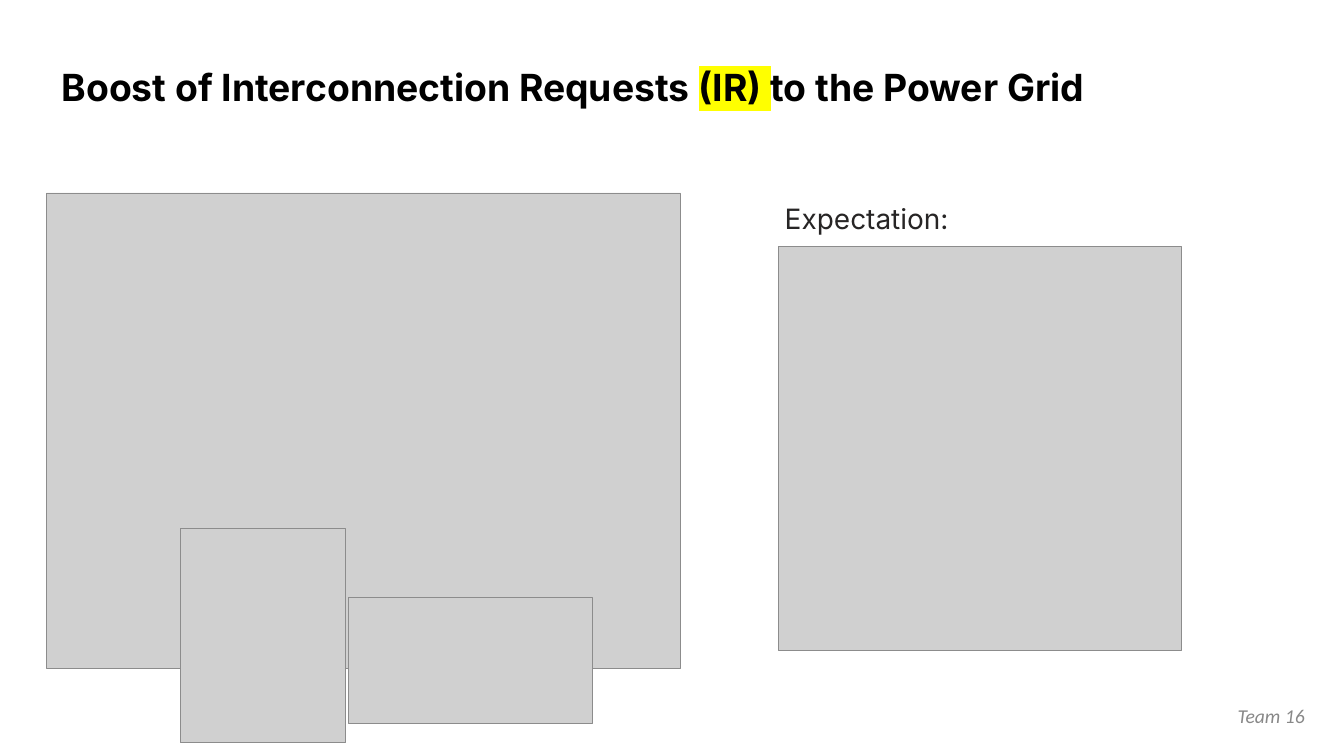
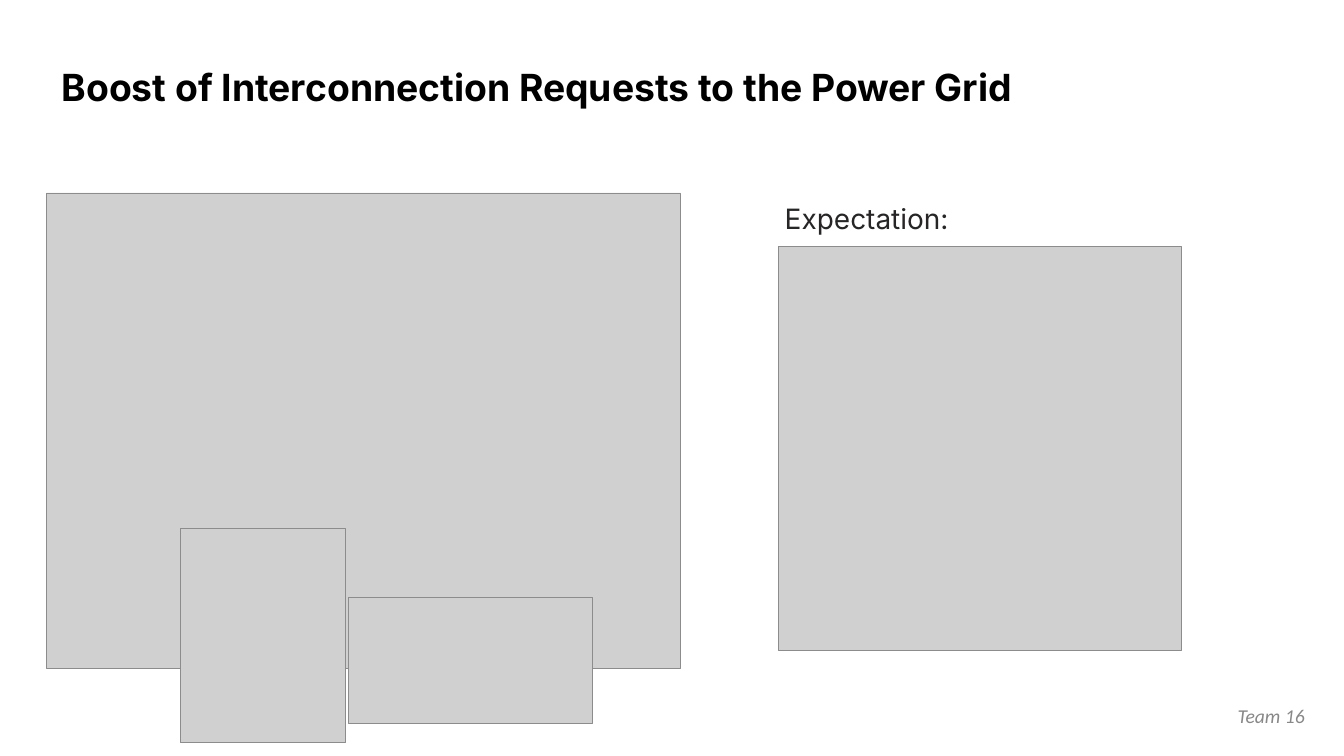
Before and after one commit to kvrkr866/unblocking_icq_phase1, a slide deck: slide 2 of team_16_ai_role_in_unlocking-the-interconnection-queue_demo_day_11_08_25.pptx. Drawn at 1344x756 pixels with LibreOffice and Linux fonts; fonts in the diff are those of the drawing; grey boxes stand for pictures. Boxes give left, top, right and bottom in pixels: in the first picture for what was removed or moved away, otherwise in the second. Text is boxed around its words. In the diff, an @@ line names an element or a change of style, - is before the commit and + after.

```diff
--- a/team_16_ai_role_in_unlocking-the-interconnection-queue_demo_day_11_08_25.pptx
+++ b/team_16_ai_role_in_unlocking-the-interconnection-queue_demo_day_11_08_25.pptx
@@ text at <box>62,72,1012,109</box>: text changed @@
-Boost of Interconnection Requests (IR) to the Power Grid
+Boost of Interconnection Requests to the Power Grid
```
Also in this commit, not shown: 3 other slides changed, 2 other files.
